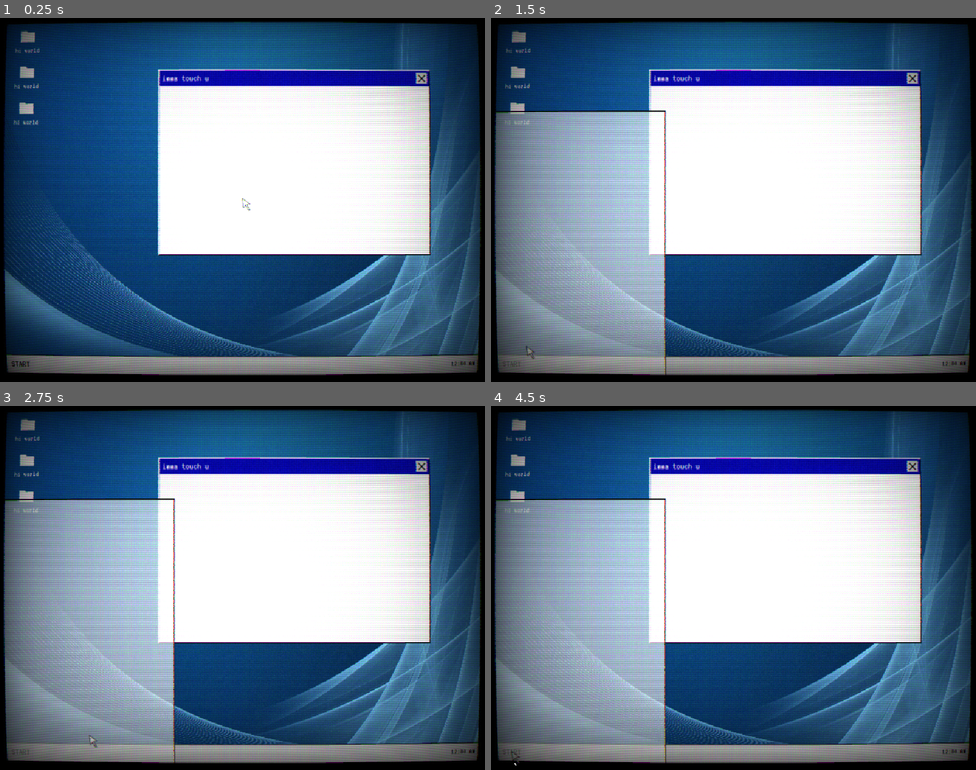
Above: before the commit, frames 1-4 (two rows, left to right).
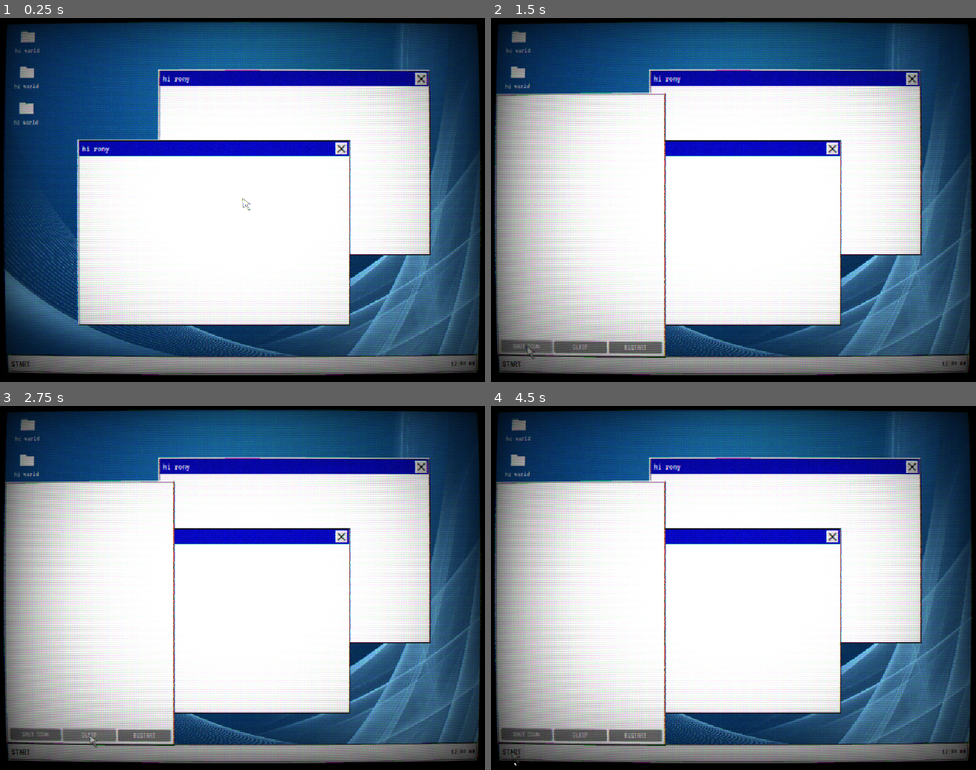
Above: after the commit, the same moments.

Repository: ronykax/os
Game: Godot game, scene res://control.tscn
Same seed, same stepped clock (60 frames per second), same inputs: the game is played once before the commit and once after it. Video files are missing from this copy of the repository; at most half a second of black plays in their place.
Inputs (mouse positions are in pixels of both pictures, inside the frame that each line leads up to):
- Up to frame 1 (0.25 s): no input
- Up to frame 2 (1.5 s): click "START" at 0.5 s; click (524, 345) at 1.25 s, where only the run after the commit has a clickable "SHUT DOWN"
- Up to frame 3 (2.75 s): click (87, 733) at 2 s, where only the run after the commit has a clickable "SLEEP"
- Up to frame 4 (4.5 s): click (636, 733) at 2.75 s, where only the run after the commit has a clickable "RESTART"; click "START" at 3.5 s; click "START" at 4.25 s

The runs differ from the first frame. In frame 1, 19% of the frame differs, in the area x 1-99%, y 14-98%; in frame 2, 33%; in frame 3, 33%; in frame 4, 33%, in the area x 0-99%, y 14-99%.

Commit message:
changes
- new window borders
- window margin is 3px bc new borders
- move start menu above taskbar
- organize windows and ability to reorder windows

Diff:
--- /dev/null
+++ b/desktop_icons.tscn
@@ -0,0 +1,20 @@
+[gd_scene load_steps=2 format=3 uid="uid://dae1g1cvob8rt"]
+
+[ext_resource type="PackedScene" uid="uid://ce6jhbohap3ir" path="res://scenes/icon.tscn" id="1_lkied"]
+
+[node name="DesktopIcons" type="VFlowContainer"]
+anchors_preset = 15
+anchor_right = 1.0
+anchor_bottom = 1.0
+grow_horizontal = 2
+grow_vertical = 2
+theme_override_constants/v_separation = 24
+
+[node name="Icon" parent="." instance=ExtResource("1_lkied")]
+layout_mode = 2
+
+[node name="Icon2" parent="." instance=ExtResource("1_lkied")]
+layout_mode = 2
+
+[node name="Icon3" parent="." instance=ExtResource("1_lkied")]
+layout_mode = 2
--- a/scenes/desktop.tscn
+++ b/scenes/desktop.tscn
@@ -1,16 +1,15 @@
-[gd_scene load_steps=9 format=3 uid="uid://cmb82hi7uel06"]
+[gd_scene load_steps=10 format=3 uid="uid://cmb82hi7uel06"]
 
 [ext_resource type="Texture2D" uid="uid://edd4wrefgpgk" path="res://assets/images/bg2.jpg" id="1_veafp"]
 [ext_resource type="Script" uid="uid://5frl3up50aue" path="res://scripts/desktop_functionality.gd" id="1_xxa2h"]
 [ext_resource type="PackedScene" uid="uid://daicjnek8rqh1" path="res://scenes/window.tscn" id="2_81rff"]
-[ext_resource type="PackedScene" uid="uid://ce6jhbohap3ir" path="res://scenes/icon.tscn" id="2_ox5hf"]
+[ext_resource type="PackedScene" uid="uid://dae1g1cvob8rt" path="res://desktop_icons.tscn" id="3_veafp"]
 [ext_resource type="Texture2D" uid="uid://d2dfx8u6s2aj3" path="res://assets/icons/skull.png" id="4_veafp"]
 [ext_resource type="FontFile" uid="uid://byx5ps5odwlkv" path="res://assets/fonts/VT323-Regular.ttf" id="5_veafp"]
+[ext_resource type="Texture2D" uid="uid://dve4dx072r782" path="res://assets/images/bordernew2.png" id="7_veafp"]
 
 [sub_resource type="StyleBoxFlat" id="StyleBoxFlat_veafp"]
 bg_color = Color(0.847474, 0.847474, 0.847474, 1)
-border_width_top = 2
-border_color = Color(0, 0, 0, 1)
 
 [sub_resource type="StyleBoxFlat" id="StyleBoxFlat_6ajoh"]
 bg_color = Color(0.6, 0.6, 0.6, 0)
@@ -79,25 +78,30 @@
 theme_override_constants/margin_right = 12
 theme_override_constants/margin_bottom = 12
 
-[node name="VFlowContainer" type="VFlowContainer" parent="VBoxContainer/DesktopView/Icons/MarginContainer"]
-layout_mode = 2
-theme_override_constants/v_separation = 24
-
-[node name="Icon" parent="VBoxContainer/DesktopView/Icons/MarginContainer/VFlowContainer" instance=ExtResource("2_ox5hf")]
+[node name="DesktopIcons" parent="VBoxContainer/DesktopView/Icons/MarginContainer" instance=ExtResource("3_veafp")]
 layout_mode = 2
 
-[node name="Icon2" parent="VBoxContainer/DesktopView/Icons/MarginContainer/VFlowContainer" instance=ExtResource("2_ox5hf")]
-layout_mode = 2
+[node name="Windows" type="Control" parent="VBoxContainer/DesktopView"]
+layout_mode = 1
+anchors_preset = 15
+anchor_right = 1.0
+anchor_bottom = 1.0
+grow_horizontal = 2
+grow_vertical = 2
 
-[node name="Icon3" parent="VBoxContainer/DesktopView/Icons/MarginContainer/VFlowContainer" instance=ExtResource("2_ox5hf")]
-layout_mode = 2
-
-[node name="Window" parent="VBoxContainer/DesktopView" instance=ExtResource("2_81rff")]
+[node name="Window" parent="VBoxContainer/DesktopView/Windows" instance=ExtResource("2_81rff")]
 layout_mode = 1
 offset_left = 322.0
 offset_top = 100.0
 offset_right = -105.0
 offset_bottom = -210.0
+
+[node name="Window2" parent="VBoxContainer/DesktopView/Windows" instance=ExtResource("2_81rff")]
+layout_mode = 1
+offset_left = 155.0
+offset_top = 246.0
+offset_right = -272.0
+offset_bottom = -64.0
 
 [node name="Taskbar" type="MarginContainer" parent="VBoxContainer"]
 layout_mode = 2
@@ -160,4 +164,12 @@
 theme_override_font_sizes/font_size = 16
 text = "12:80 AM"
 
+[node name="NinePatchRect" type="NinePatchRect" parent="VBoxContainer/Taskbar"]
+layout_mode = 2
+texture = ExtResource("7_veafp")
+patch_margin_left = 3
+patch_margin_top = 3
+patch_margin_right = 3
+patch_margin_bottom = 3
+
 [connection signal="pressed" from="VBoxContainer/Taskbar/MarginContainer/HBoxContainer/Left/StartButton" to="Functionality" method="_on_start_button_pressed"]
--- a/scenes/start_menu.tscn
+++ b/scenes/start_menu.tscn
@@ -1,12 +1,11 @@
-[gd_scene load_steps=4 format=3 uid="uid://liasdygj1c60"]
+[gd_scene load_steps=5 format=3 uid="uid://liasdygj1c60"]
 
-[ext_resource type="VideoStream" uid="uid://bipn74uhg4vde" path="res://assets/videos/Subway Surfers (2024) - Gameplay [4K 9x16] No Copyright - Subway Surfers (1080p, h264).ogv" id="1_ouf4f"]
 [ext_resource type="Script" uid="uid://lufgvyrsy78p" path="res://scripts/start_menu.gd" id="1_thu50"]
+[ext_resource type="Texture2D" uid="uid://b7oomn0locjpx" path="res://assets/images/bordernew.png" id="3_h61rw"]
+[ext_resource type="FontFile" uid="uid://byx5ps5odwlkv" path="res://assets/fonts/VT323-Regular.ttf" id="3_m7x51"]
 
 [sub_resource type="StyleBoxFlat" id="StyleBoxFlat_pkmwo"]
-bg_color = Color(1, 1, 1, 0.603922)
-border_width_top = 2
-border_width_right = 2
+bg_color = Color(1, 1, 1, 1)
 border_color = Color(0, 0, 0, 1)
 
 [node name="StartMenu" type="Control"]
@@ -17,6 +16,7 @@
 grow_horizontal = 2
 grow_vertical = 2
 script = ExtResource("1_thu50")
+bottom_margin = 37
 
 [node name="MainThing" type="Control" parent="."]
 custom_minimum_size = Vector2(356, 550)
@@ -24,7 +24,7 @@
 anchors_preset = 2
 anchor_top = 1.0
 anchor_bottom = 1.0
-offset_top = -500.0
+offset_top = -550.0
 offset_right = 356.0
 grow_vertical = 0
 
@@ -49,11 +49,51 @@
 theme_override_constants/margin_right = 8
 theme_override_constants/margin_bottom = 8
 
-[node name="VideoStreamPlayer" type="VideoStreamPlayer" parent="MainThing/MarginContainer"]
+[node name="VBoxContainer" type="VBoxContainer" parent="MainThing/MarginContainer"]
 layout_mode = 2
-stream = ExtResource("1_ouf4f")
+theme_override_constants/separation = 8
+
+[node name="VideoStreamPlayer" type="VideoStreamPlayer" parent="MainThing/MarginContainer/VBoxContainer"]
+layout_mode = 2
+size_flags_vertical = 3
+volume_db = -80.0
 autoplay = true
 expand = true
 loop = true
 
+[node name="VBoxContainer" type="HBoxContainer" parent="MainThing/MarginContainer/VBoxContainer"]
+layout_mode = 2
+theme_override_constants/separation = 4
+
+[node name="ShutDown" type="Button" parent="MainThing/MarginContainer/VBoxContainer/VBoxContainer"]
+layout_mode = 2
+size_flags_horizontal = 3
+theme_override_fonts/font = ExtResource("3_m7x51")
+text = "SHUT DOWN"
+
+[node name="Sleep" type="Button" parent="MainThing/MarginContainer/VBoxContainer/VBoxContainer"]
+layout_mode = 2
+size_flags_horizontal = 3
+theme_override_fonts/font = ExtResource("3_m7x51")
+text = "SLEEP"
+
+[node name="Restart" type="Button" parent="MainThing/MarginContainer/VBoxContainer/VBoxContainer"]
+layout_mode = 2
+size_flags_horizontal = 3
+theme_override_fonts/font = ExtResource("3_m7x51")
+text = "RESTART"
+
+[node name="NinePatchRect" type="NinePatchRect" parent="MainThing"]
+layout_mode = 1
+anchors_preset = 15
+anchor_right = 1.0
+anchor_bottom = 1.0
+grow_horizontal = 2
+grow_vertical = 2
+texture = ExtResource("3_h61rw")
+patch_margin_left = 3
+patch_margin_top = 3
+patch_margin_right = 3
+patch_margin_bottom = 3
+
 [connection signal="gui_input" from="." to="." method="_on_gui_input"]
--- a/scenes/window.tscn
+++ b/scenes/window.tscn
@@ -2,8 +2,8 @@
 
 [ext_resource type="FontFile" uid="uid://byx5ps5odwlkv" path="res://assets/fonts/VT323-Regular.ttf" id="1_qnju7"]
 [ext_resource type="Texture2D" uid="uid://bi1g7alag1ayx" path="res://assets/icons/close.png" id="2_qnju7"]
-[ext_resource type="Texture2D" uid="uid://xpq0qhhbhug6" path="res://assets/icons/border.png" id="3_qnju7"]
 [ext_resource type="Script" uid="uid://ct217juvyo5xy" path="res://scripts/window_functionality.gd" id="4_ato5p"]
+[ext_resource type="Texture2D" uid="uid://b7oomn0locjpx" path="res://assets/images/bordernew.png" id="4_syahi"]
 
 [sub_resource type="Gradient" id="Gradient_oya5r"]
 colors = PackedColorArray(0.020073, 0.144735, 0.394341, 1, 1, 1, 1, 1)
@@ -32,9 +32,9 @@
 [node name="Top" type="MarginContainer" parent="VBoxContainer"]
 editor_description = "No margin at the bottom because it adds a gap between Top and Bottom"
 layout_mode = 2
-theme_override_constants/margin_left = 2
-theme_override_constants/margin_top = 2
-theme_override_constants/margin_right = 2
+theme_override_constants/margin_left = 3
+theme_override_constants/margin_top = 3
+theme_override_constants/margin_right = 3
 theme_override_constants/margin_bottom = 0
 
 [node name="ColorRect" type="ColorRect" parent="VBoxContainer/Top"]
@@ -66,7 +66,7 @@
 theme_override_colors/font_color = Color(1, 1, 1, 1)
 theme_override_fonts/font = ExtResource("1_qnju7")
 theme_override_font_sizes/font_size = 20
-text = "imma touch u"
+text = "hi rony"
 
 [node name="Buttons" type="MarginContainer" parent="VBoxContainer/Top/HBoxContainer"]
 layout_mode = 2
@@ -79,19 +79,19 @@
 layout_mode = 2
 texture_normal = ExtResource("2_qnju7")
 
-[node name="MarginContainer" type="MarginContainer" parent="VBoxContainer"]
+[node name="Bottom" type="MarginContainer" parent="VBoxContainer"]
 editor_description = "No margin at the top because it adds a gap between Top and Bottom"
 layout_mode = 2
 size_flags_vertical = 3
-theme_override_constants/margin_left = 2
+theme_override_constants/margin_left = 3
 theme_override_constants/margin_top = 0
-theme_override_constants/margin_right = 2
-theme_override_constants/margin_bottom = 2
+theme_override_constants/margin_right = 3
+theme_override_constants/margin_bottom = 3
 
-[node name="Contents" type="Control" parent="VBoxContainer/MarginContainer"]
+[node name="Contents" type="Control" parent="VBoxContainer/Bottom"]
 layout_mode = 2
 
-[node name="ColorRect" type="ColorRect" parent="VBoxContainer/MarginContainer/Contents"]
+[node name="ColorRect" type="ColorRect" parent="VBoxContainer/Bottom/Contents"]
 layout_mode = 1
 anchors_preset = 15
 anchor_right = 1.0
@@ -99,21 +99,22 @@
 grow_horizontal = 2
 grow_vertical = 2
 
-[node name="NinePatchRect" type="NinePatchRect" parent="."]
+[node name="NinePatchRect2" type="NinePatchRect" parent="."]
 layout_mode = 1
 anchors_preset = 15
 anchor_right = 1.0
 anchor_bottom = 1.0
 grow_horizontal = 2
 grow_vertical = 2
-texture = ExtResource("3_qnju7")
-patch_margin_left = 2
-patch_margin_top = 2
-patch_margin_right = 2
-patch_margin_bottom = 2
+texture = ExtResource("4_syahi")
+patch_margin_left = 3
+patch_margin_top = 3
+patch_margin_right = 3
+patch_margin_bottom = 3
 
 [node name="WindowFunctionality" type="Node" parent="."]
 script = ExtResource("4_ato5p")
 
+[connection signal="gui_input" from="." to="WindowFunctionality" method="_on_window_gui_input"]
 [connection signal="gui_input" from="VBoxContainer/Top/HBoxContainer/Draggable" to="WindowFunctionality" method="_on_draggable_gui_input"]
 [connection signal="pressed" from="VBoxContainer/Top/HBoxContainer/Buttons/CloseButton" to="WindowFunctionality" method="_on_close_button_pressed"]
--- a/scripts/start_menu.gd
+++ b/scripts/start_menu.gd
@@ -1,5 +1,10 @@
 extends Control
 class_name StartMenu
+
+@export var bottom_margin: int
+
+func _ready() -> void:
+	$MainThing.position.y -= bottom_margin
 
 func _on_gui_input(event: InputEvent) -> void:
 	if event is InputEventMouseButton and event.pressed:
--- a/scripts/window_functionality.gd
+++ b/scripts/window_functionality.gd
@@ -18,3 +18,7 @@
 func _on_close_button_pressed() -> void:
 	# actually remove the app process in future
 	window.queue_free()
+
+func _on_window_gui_input(event: InputEvent) -> void:
+	if event is InputEventMouseButton:
+		window.get_parent().move_child(window, window.get_parent().get_child_count())
Binary file added: assets/images/bordernew.png
Not shown, added: assets/images/bordernew.png.import
Binary file added: assets/images/bordernew2.png
Not shown, added: assets/images/bordernew2.png.import
Not shown, removed: assets/videos/Subway Surfers (2024) - Gameplay [4K 9x16] No Copyright - Subway Surfers (1080p, h264).ogv.uid
Not shown, removed: assets/videos/Subway Surfers (2024) - Gameplay [4K 9x16] No Copyright - Subway Surfers (1080p, h264).ogv
